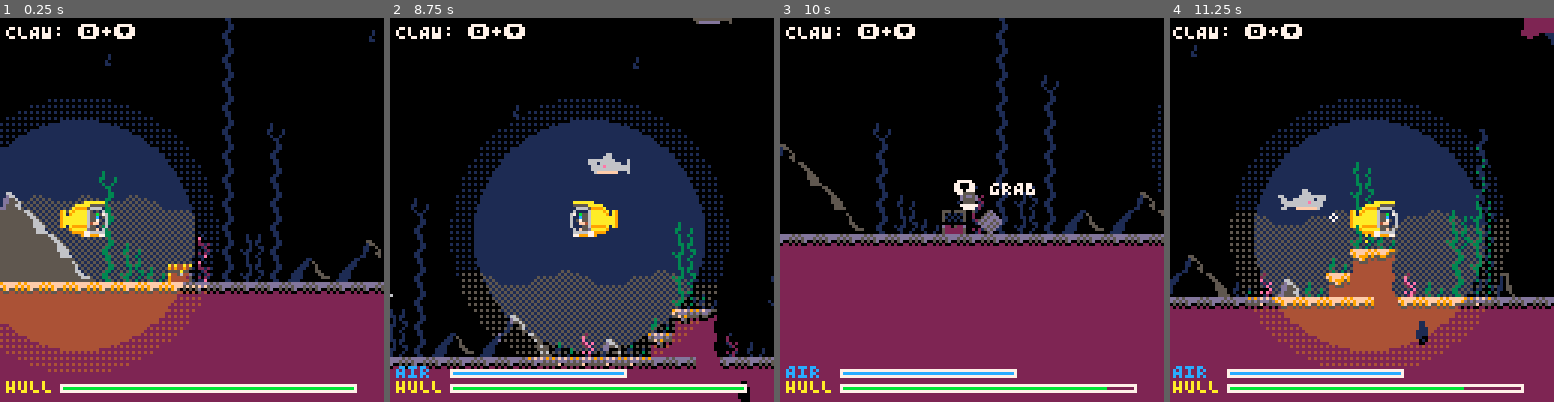
Above: before the commit, frames 1-4 (left to right).
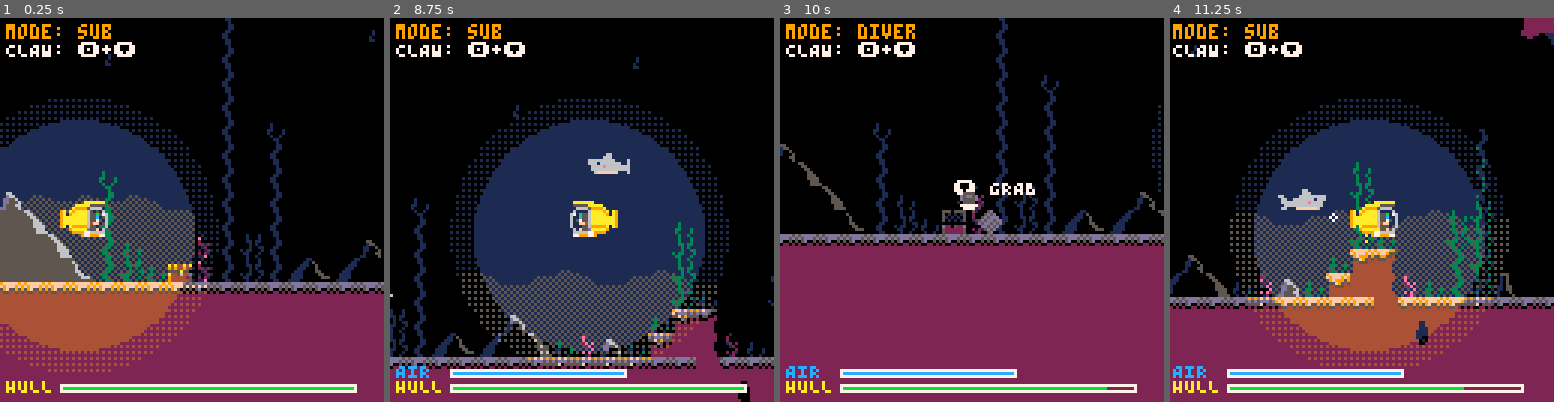
Above: after the commit, the same moments.

Repository: teamgantt/tg-sub-game
Game: PICO-8 cartridge tg-sub.p8
Two runs of this game, one before a commit and one after it. Both use one fixed random seed, a clock stepped at 60 frames per second and the inputs below.
Inputs:
- Up to frame 1 (0.25 s): no input
- Up to frame 2 (8.75 s): tap X (X key) at 0.33, 1.07, 1.85, 2.97, 4.08, 5.2, 6.32, 7.43, 8.55 s; tap O (Z key) at 0.7, 1.7, 2.1, 2.5, 2.9, 3.3, 3.7, 4.1, 4.5, 4.9, 5.3, 5.7, 6.1, 6.5, 6.9, 7.3, 7.7, 8.1, 8.5 s; hold Right 1.6-2.1 s; hold Up 2.15-2.42 s; hold Right 2.47-3.03 s; hold Left 3.08-3.58 s; hold Down 3.63-3.97 s; hold Right 4.02-4.68 s; hold Up 4.73-5.03 s; hold Left 5.08-5.68 s; hold Down 5.73-6.03 s; hold Right 6.08-6.58 s; hold Right 6.63-7.13 s; hold Up 7.18-7.45 s; hold Right 7.5-8.07 s; hold Left 8.12-8.62 s; hold Down from 8.67 s (still down)
- Up to frame 3 (10 s): tap O (Z key) at 8.9, 9.3, 9.7 s; release Down at 9 s; hold Right 9.05-9.72 s; tap X (X key) at 9.67 s; hold Up from 9.77 s (still down)
- Up to frame 4 (11.25 s): release Up at 10.07 s; tap O (Z key) at 10.1, 10.5, 10.9 s; hold Left 10.12-10.72 s; hold Down 10.77-11.07 s; tap X (X key) at 10.78 s; hold Right from 11.12 s (still down)

The runs differ from the first frame. In frame 1, 1.3% of the frame differs, in the area x 1-36%, y 1-11%; in frame 2, 1.4%, in the area x 1-90%, y 0-11%; in frame 3, 1.3%; in frame 4, 1.3%.

Commit message:
fixes some claw bugs

Diff:
--- a/src/dynamic-obj.lua
+++ b/src/dynamic-obj.lua
@@ -16,7 +16,7 @@
       end
 
       if (check_collision(self, player.diver)) then
-        if (btn(⬇️) and not self.open) then
+        if (player.mode == 'diver' and btn(⬇️) and not self.open) then
           self.open = true
           sfx(5)
 
--- a/src/player.lua
+++ b/src/player.lua
@@ -14,7 +14,7 @@
 	}
 
   player = {}
-  player.mode = 'tgsub' -- tgsub, diver
+  player.mode = 'sub' -- sub, diver
   player.diver_active = false
   player.diver = {}
   player.diver.jump_t = 0
@@ -69,20 +69,20 @@
   diver.dy*=diver_friction
 
   -- activate diver mode
-  if (btnp(❎) and player.mode == 'tgsub') then
+  if (btnp(❎) and player.mode == 'sub') then
     player.mode = 'diver'
-    player.diver_active = true
-    if (diver.x<1) then
+    if (not player.diver_active) then
       diver.x = tgsub.x+8
       diver.y = tgsub.y+16
     end
+    player.diver_active = true
     diver.w = 8
     diver.h = 8
     diver.dx = 0
     diver.dy = 0
     diver.o2 = 60
   elseif (btnp(❎) and player.mode == 'diver') then
-    player.mode = 'tgsub'
+    player.mode = 'sub'
   end
 
   if (player.diver_active and player.mode == 'diver') then
@@ -203,14 +203,18 @@
     end
 
     if (player.diver.o2 <= 0) then
-      player.mode = 'tgsub'
+      player.mode = 'sub'
       player.diver_active = false
       player.diver:reset_position()
     end
   end
 
    -- collide with sub claw
-   if (not tgsub.claw.is_open and check_collision(player.diver, tgsub.claw)) then
+   if (
+      not tgsub.claw.is_open and
+      tgsub.claw_len > 0 and
+      check_collision(player.diver, tgsub.claw)
+    ) then
     player.diver.is_hooked = true
     tgsub.claw.cargo = player.diver
   else
--- a/src/sub.lua
+++ b/src/sub.lua
@@ -56,7 +56,7 @@
   tgsub.dx*=sub_friction
 
   --apply controls
-  if (btn(⬅️) and player.mode == 'tgsub') then
+  if (btn(⬅️) and player.mode == 'sub') then
     -- first slow down
     if tgsub.dx > .1 then tgsub.dx*=sub_friction
     else
@@ -71,7 +71,7 @@
 	end -- left
 
 
-	if (btn(➡️) and player.mode == 'tgsub') then
+	if (btn(➡️) and player.mode == 'sub') then
     if tgsub.dx < -.1 then tgsub.dx*=sub_friction
     else
       tgsub.dx+=tgsub.speed
@@ -97,7 +97,7 @@
   end
 
   --if holding z lower claw
-  if (btn(🅾️) and player.mode == 'tgsub') then
+  if (btn(🅾️) and player.mode == 'sub') then
     -- holding z an pressing down lowers claw
     tgsub.claw.is_open = true
 
@@ -105,12 +105,12 @@
       tgsub.claw_len+=.5
     end
   elseif not btn(🅾️) then
-    if not tgsub.claw.cargo or tgsub.claw_len > 0 then
-      tgsub.claw_len-=.5
-      tgsub.claw.is_open = false
-      -- -- release z to open claw
-      tgsub.claw.cargo = nil
-    end
+    if (tgsub.claw_len > 0) tgsub.claw_len-=.5
+    tgsub.claw.is_open = false
+    -- -- release z to open claw
+    tgsub.claw.cargo = nil
+    -- if tgsub.claw.cargo then
+    -- end
   end
 
   -- sync claw position with claw_len
@@ -152,10 +152,8 @@
 
   -- collide with player to pick up
   if (check_collision(tgsub, player.diver)) then
-    player.mode = 'tgsub'
+    player.mode = 'sub'
     player.diver_active = false
-    player.diver.x = 0
-    player.diver.y = 0
     player.diver.o2 = 60
     sfx(3)
   end
@@ -183,7 +181,7 @@
 end
 
 function d_sub()
-  if (player.mode == 'tgsub') then
+  if (player.mode == 'sub') then
     cam.x=tgsub.x-60
     cam.y=tgsub.y-60
   else
@@ -211,6 +209,7 @@
 
   -- draw tgsub hitbox
   -- rect(tgsub.x, tgsub.y, tgsub.x+tgsub.w, tgsub.y+tgsub.h, 8)
+  -- print("claw len: "..tgsub.claw_len, cam.x+2, cam.y+12, 8)
 
   afterdraw()
   if shake_int > 0 then shake() end
--- a/src/ui.lua
+++ b/src/ui.lua
@@ -18,7 +18,10 @@
     hull_color = 8 -- bad
   end
 
-  print("CLAW: 🅾️+⬇️", cam.x+2, cam.y+2, 7)
+
+  -- current mode
+  print("mode: "..player.mode, cam.x+2, cam.y+2, 9)
+  print("CLAW: 🅾️+⬇️", cam.x+2, cam.y+8, 7)
 
   -- hull
   print('HULL', cam.x+2, cam.y+120, 10)
--- a/src/world.lua
+++ b/src/world.lua
@@ -8,7 +8,7 @@
   world.treasures={}
 
   shark1 = shark(160, 160)
-  shark2 = shark(160, 130)
+  shark2 = shark(280, 180)
 
   -- setup dynamic objects
   -- loop over all map tiles and create objects
Not shown, changed: the thumbnail (__label__) section of tg-sub.p8
Not shown, changed: tg-sub_html/tg-sub.js
